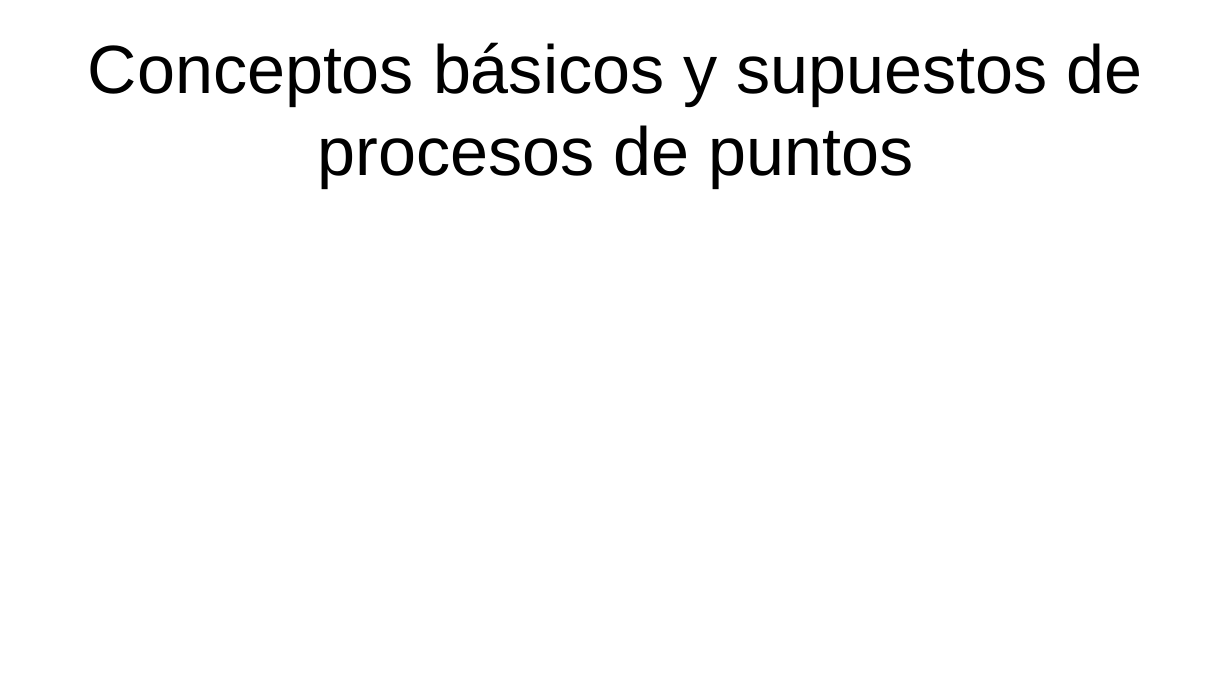
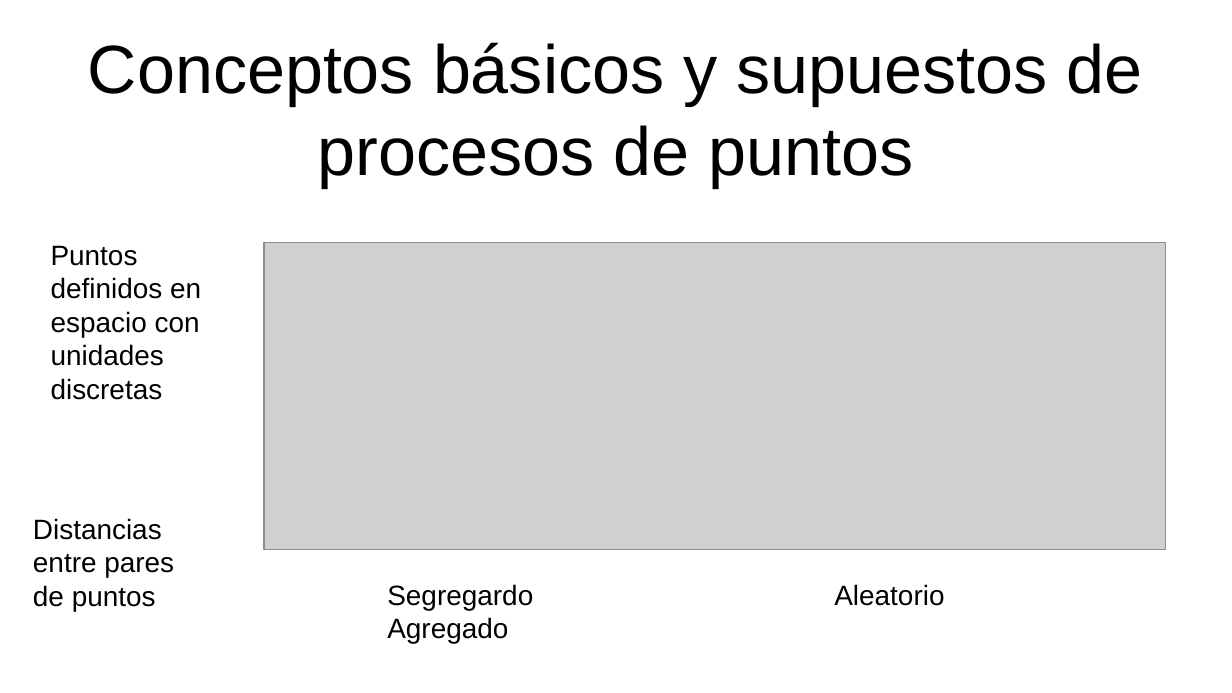
Before and after one commit to gerardommc/Ecologia-Teorica-II, a slide deck: slide 18 of Nicho/Caso-correlativo.odp (slide 15 before the commit). Drawn at 1232x693 pixels with LibreOffice and Linux fonts; fonts in the diff are those of the drawing; grey boxes stand for pictures. Boxes give left, top, right and bottom in pixels: in the first picture for what was removed or moved away, otherwise in the second. Text is boxed around its words. In the diff, an @@ line names an element or a change of style, - is before the commit and + after.

```diff
--- a/Nicho/Caso-correlativo.odp
+++ b/Nicho/Caso-correlativo.odp
@@ text added at [51, 245, 201, 400], 18 pt, text #000000 @@
+Puntos definidos en espacio con unidades discretas
@@ picture added at [264, 243, 1166, 550] @@
@@ text added at [33, 518, 174, 611], 18 pt, text #000000 @@
+Distancias entre pares de puntos
@@ text added at [387, 584, 944, 610], 18 pt, text #000000 @@
+Segregardo Aleatorio Agregado
```
Also in this commit, not shown: 1 other slide changed, 12 slides added, 8 other files.
